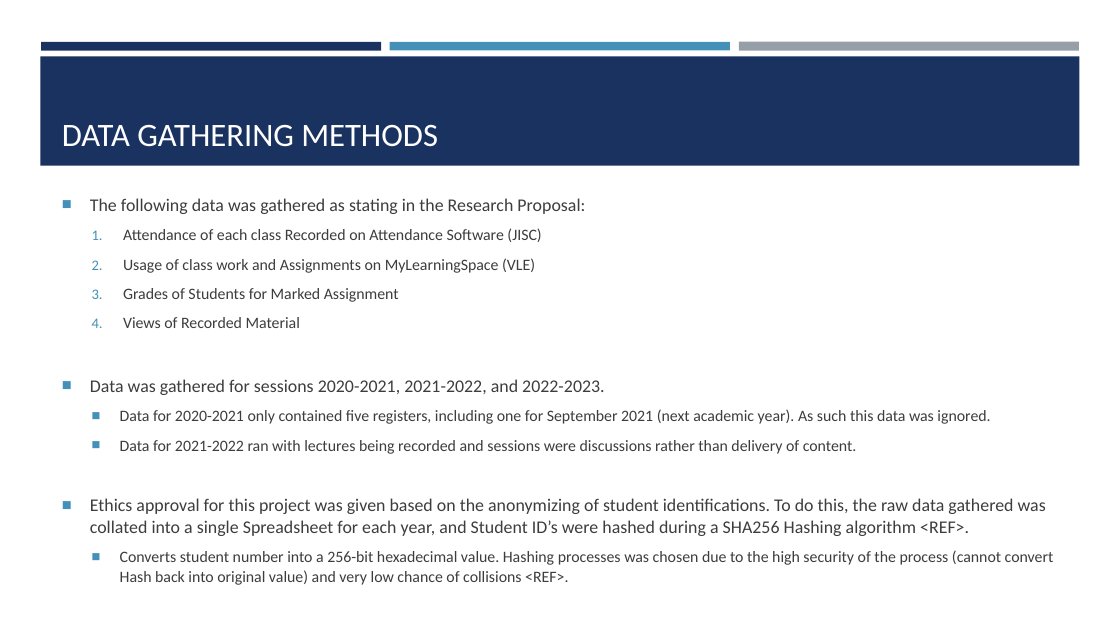
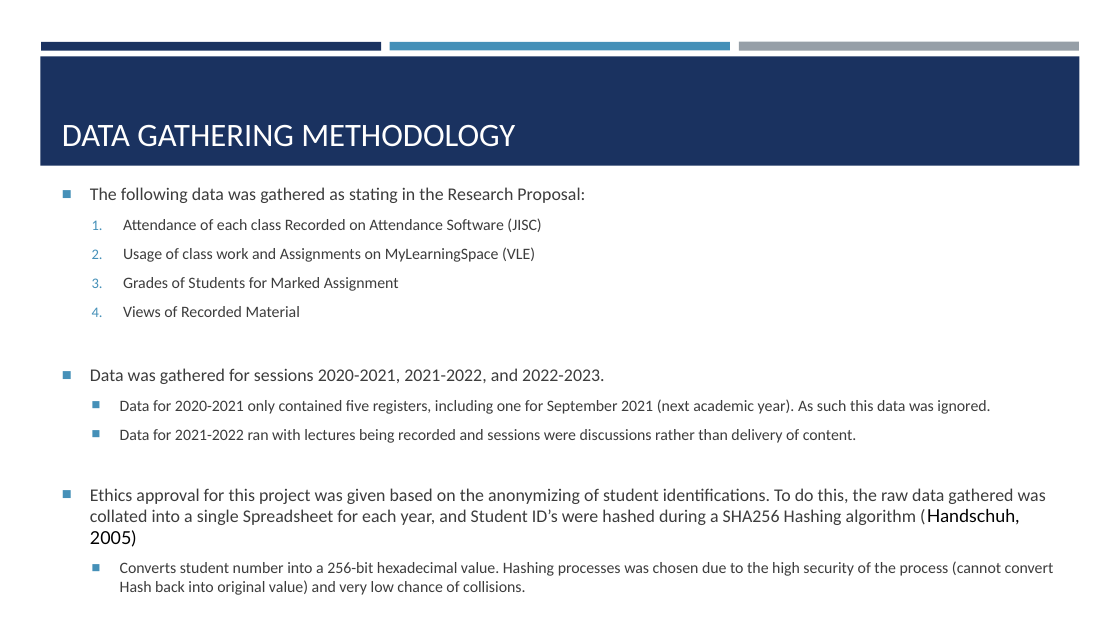
Before and after one commit to ChrisAcornleyPhD/CAP512Data, a slide deck: slide 6 of scripts/CAP512.pptx. Drawn at 1120x630 pixels with LibreOffice and Linux fonts; fonts in the diff are those of the drawing. Boxes give left, top, right and bottom in pixels: in the first picture for what was removed or moved away, otherwise in the second. Text is boxed around its words. In the diff, an @@ line names an element or a change of style, - is before the commit and + after.

Commit message:
Basic analysis of grade and attendance data

```diff
--- a/scripts/CAP512.pptx
+++ b/scripts/CAP512.pptx
@@ title at [62, 124, 515, 147]: text changed @@
-DATA GATHERING METHODS
+DATA GATHERING METHODOLOGY
@@ text at [90, 488, 1054, 576]: text changed @@
-■ Ethics approval for this project was given based on the anonymizing of student identifications. To do this, the raw data gathered was collated into a single Spreadsheet for each year, and Student ID’s were hashed during a SHA256 Hashing algorithm <REF>.
-  ■ Converts student number into a 256-bit hexadecimal value. Hashing processes was chosen due to the high security of the process (cannot convert Hash back into original value) and very low chance of collisions <REF>.
+■ Ethics approval for this project was given based on the anonymizing of student identifications. To do this, the raw data gathered was collated into a single Spreadsheet for each year, and Student ID’s were hashed during a SHA256 Hashing algorithm (Handschuh, 2005)
+  ■ Converts student number into a 256-bit hexadecimal value. Hashing processes was chosen due to the high security of the process (cannot convert Hash back into original value) and very low chance of collisions.
```
Also in this commit, not shown: 2 other slides changed, 11 slides added, 2 slides removed.
